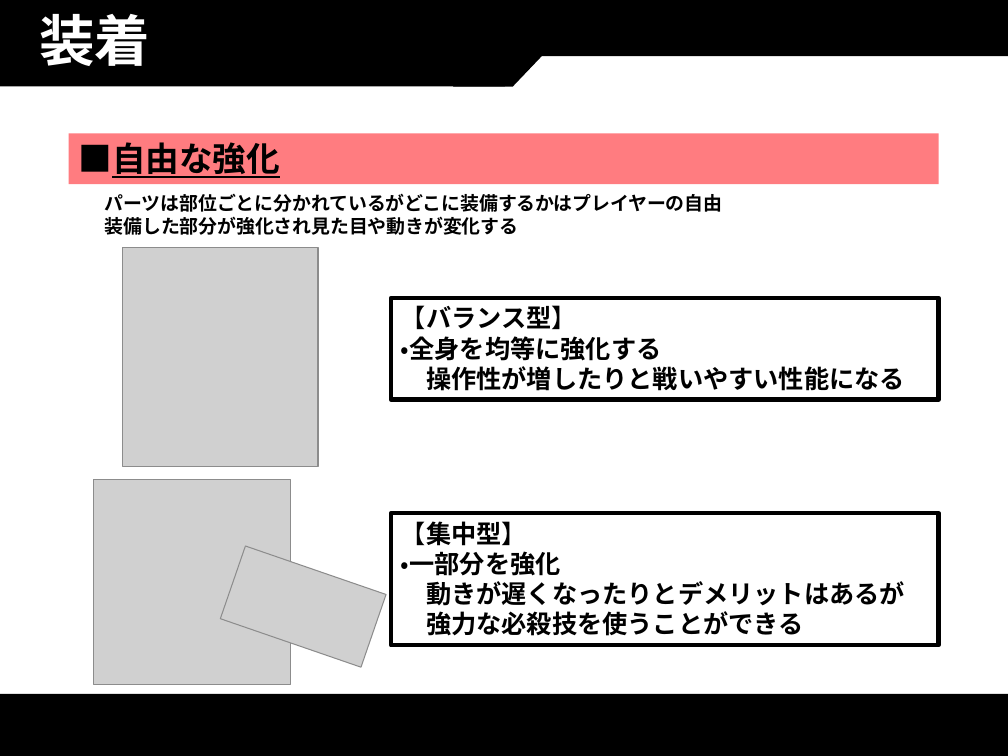
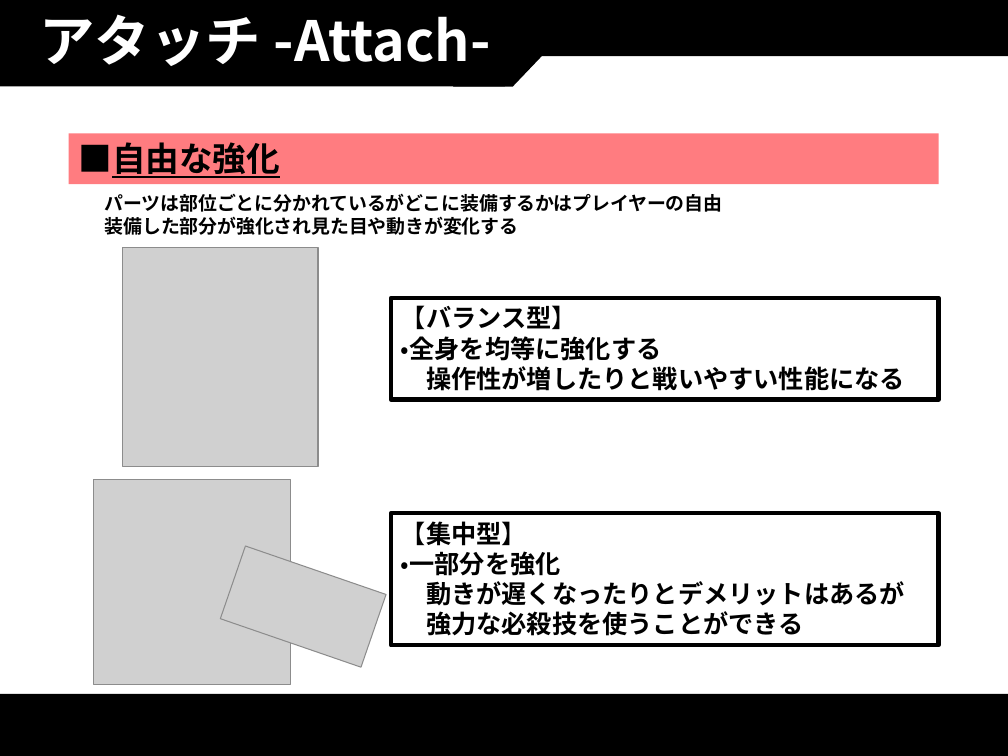
Before and after one commit to thi-bow/2017Team05, a slide deck: slide 8 of 企画/企画書/PurgeVer2.pptx (slide 6 before the commit). Drawn at 1008x756 pixels with LibreOffice and Linux fonts; fonts in the diff are those of the drawing; grey boxes stand for pictures. Boxes give left, top, right and bottom in pixels: in the first picture for what was removed or moved away, otherwise in the second. Text is boxed around its words. In the diff, an @@ line names an element or a change of style, - is before the commit and + after.

```diff
--- a/企画/企画書/PurgeVer2.pptx
+++ b/企画/企画書/PurgeVer2.pptx
@@ title at [40, 14, 491, 66]: text changed @@
-装着
+アタッチ -Attach-
```
Also in this commit, not shown: 2 other slides changed, 3 slides added, 1 slide removed, 4 other files.
